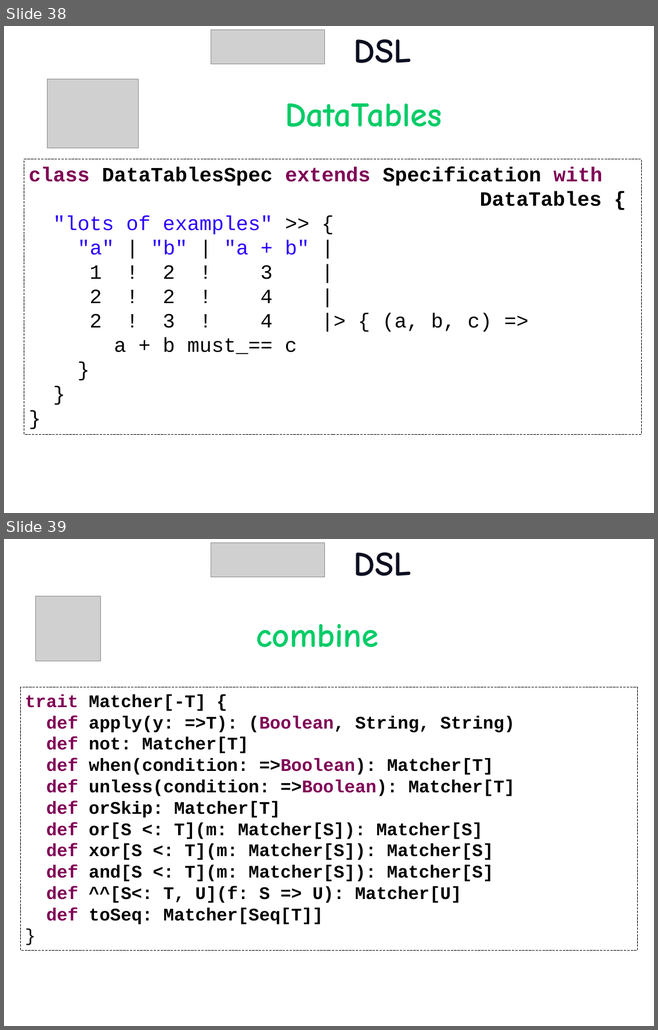
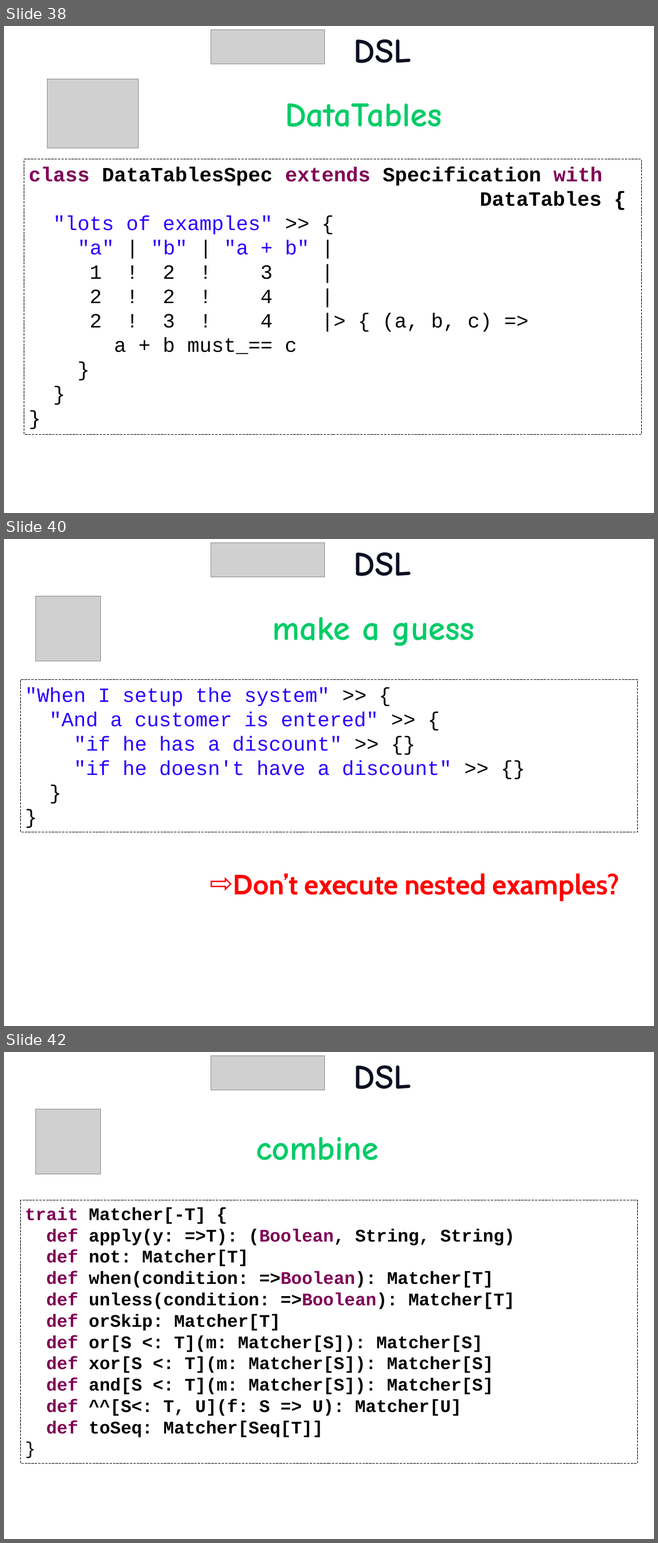
Before and after one commit to etorreborre/oscon-2010, a slide deck: src/main/resources/oscon_2010_specs.pptx. Shown one above the other, each under a label of ours: slides 38 and 39 before the commit, slides 38, 40 and 42 after it; the slides between them are not shown. The pictures are 658x1030 and 658x1543 pixels, drawn with LibreOffice and Linux fonts; fonts in the diff are those of the drawing; grey boxes stand for pictures; background and template pictures are left out. Boxes give left, top, right and bottom in pixels: in the first picture for what was removed or moved away, otherwise in the second. Text is boxed around its words. In the diff, an @@ line names an element or a change of style, - is before the commit and + after.

```diff
--- a/src/main/resources/oscon_2010_specs.pptx
+++ b/src/main/resources/oscon_2010_specs.pptx
@@ slide 40 added at (x1=4, y1=539, x2=654, y2=1026), background picture (left out) @@
@@ picture added at (x1=211, y1=542, x2=325, y2=577) @@
@@ title added at (x1=354, y1=552, x2=411, y2=576), 54 pt, text #0C0F20, bold @@
+DSL
@@ picture added at (x1=35, y1=596, x2=100, y2=661) @@
@@ text added at (x1=273, y1=617, x2=474, y2=646), 54 pt, text #00CC66, bold @@
+make a guess
@@ rectangle added at (x1=20, y1=680, x2=637, y2=832), fill #FFFFFF, outline #000000 0.75 pt dashed, 32 pt, text #2A00FF @@
+"When I setup the system" >> {
+"And a customer is entered" >> {
+"if he has a discount" >> {}
+"if he doesn't have a discount" >> {}
+}
+}
@@ text added at (x1=233, y1=874, x2=619, y2=901), 44 pt, text #FF0000, bold @@
+⇨ Don’t execute nested examples?
@@ what was slide 39 is now slide 42 @@
```
Also in this commit, not shown: 1 slide changed, 4 other slides added, 2 other files.
